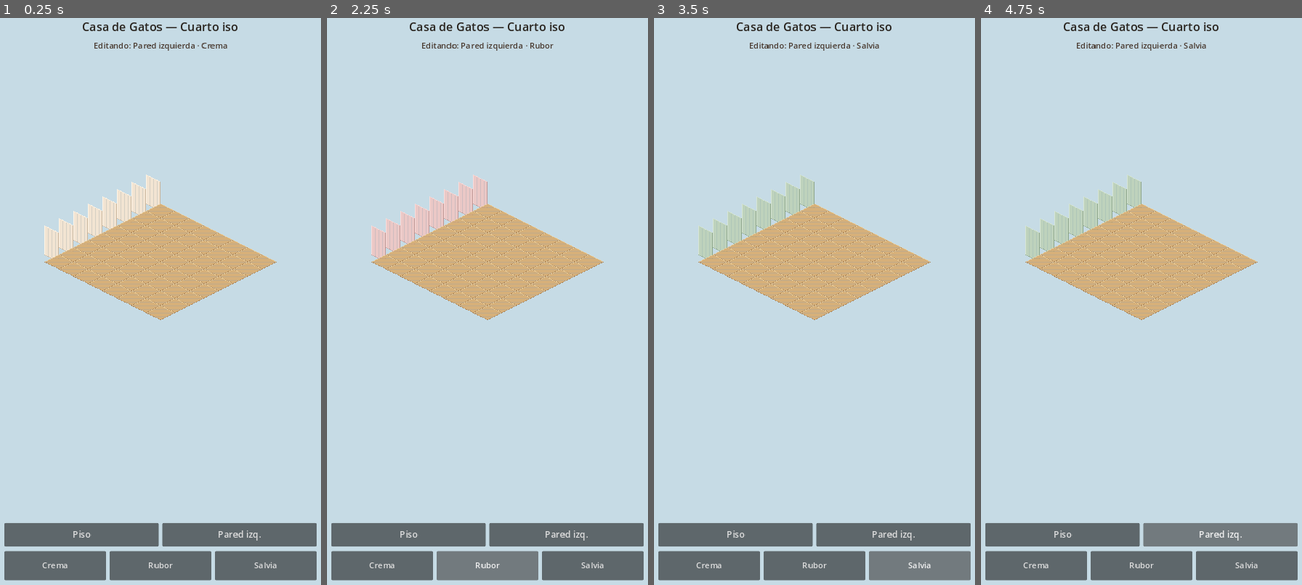
Above: before the commit, frames 1-4 (left to right).
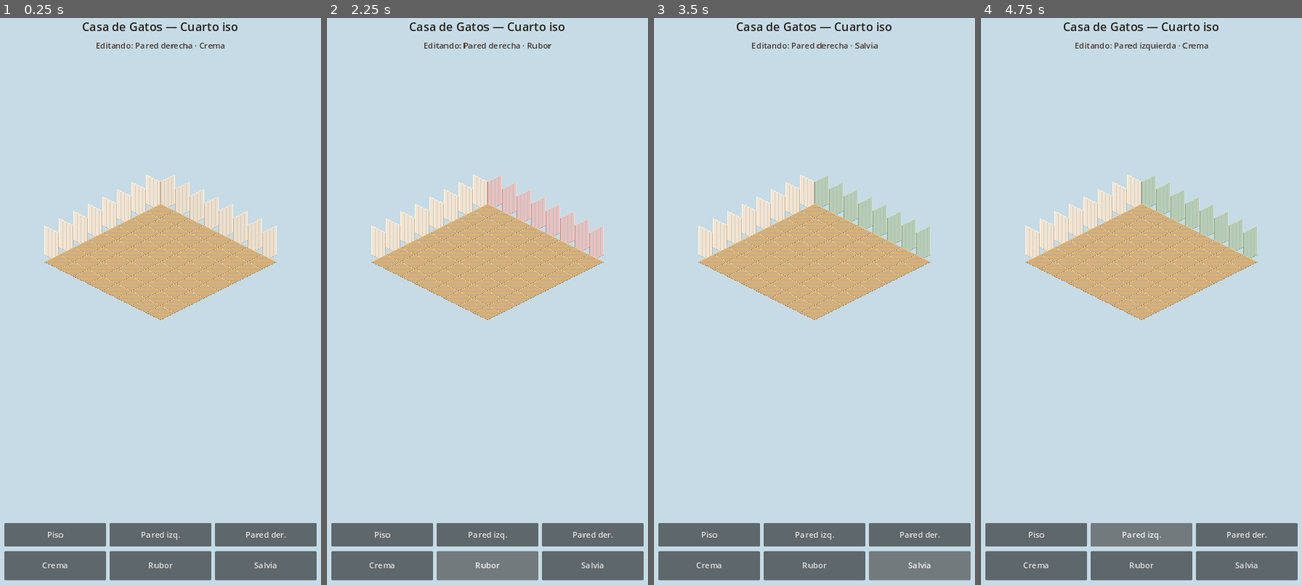
Above: after the commit, the same moments.

Repository: fabianmelo23/Juego-hija
Game: Godot game, scene res://scenes/iso/iso_room.tscn
Two runs of this game, one before a commit and one after it. Both use one fixed random seed, a clock stepped at 60 frames per second and the inputs below.
Inputs (mouse positions are in pixels of both pictures, inside the frame that each line leads up to):
- Up to frame 1 (0.25 s): no input
- Up to frame 2 (2.25 s): click "Crema" at 0.5 s; click (593, 533) at 1.25 s, where only the run after the commit has a clickable "Pared der."; click "Rubor" at 2 s
- Up to frame 3 (3.5 s): click "Salvia" at 2.75 s
- Up to frame 4 (4.75 s): click "Piso" at 3.5 s; click "Pared izq." at 4.25 s

The runs differ from the first frame. In frame 1, 2.4% of the frame differs, in the area x 14-89%, y 4-94%; in frame 2, 3.9%; in frame 3, 4.0%; in frame 4, 4.1%, in the area x 13-89%, y 4-94%.

Commit message:
Add isometric right wall item 03 and close room shell
Complete P0 shell with north wall variants, editing tab, and Android
version bump for phone updates.

Co-authored-by: fabianmelo23 <fabianmelo23@users.noreply.github.com>

Diff:
--- a/scenes/iso/iso_room.tscn
+++ b/scenes/iso/iso_room.tscn
@@ -13,6 +13,8 @@
 [node name="RoomRoot" type="Node2D" parent="."]
 
 [node name="WallLeftLayer" type="Node2D" parent="RoomRoot"]
+
+[node name="WallRightLayer" type="Node2D" parent="RoomRoot"]
 
 [node name="FloorLayer" type="Node2D" parent="RoomRoot"]
 
@@ -45,7 +47,7 @@
 layout_mode = 2
 theme_override_colors/font_color = Color(0.28, 0.22, 0.18, 1)
 theme_override_font_sizes/font_size = 18
-text = "Ítem 02: Pared izquierda"
+text = "Ítem 03: Pared derecha · shell completo"
 horizontal_alignment = 1
 
 [node name="Spacer" type="Control" parent="IsoHUD/Safe/VBox"]
--- a/scripts/iso/iso_room.gd
+++ b/scripts/iso/iso_room.gd
@@ -1,8 +1,9 @@
 extends Node2D
-## Shell isométrico — Ítem 01 piso + Ítem 02 pared izquierda.
+## Shell isométrico — piso + pared izquierda + pared derecha.
 
 signal floor_changed(variant_id: String)
 signal wall_left_changed(variant_id: String)
+signal wall_right_changed(variant_id: String)
 
 const ROOM_SIZE := Vector2i(8, 8)
 const WALL_HEIGHT := 64
@@ -10,6 +11,7 @@
 @onready var room_root: Node2D = $RoomRoot
 @onready var floor_layer: Node2D = $RoomRoot/FloorLayer
 @onready var wall_left_layer: Node2D = $RoomRoot/WallLeftLayer
+@onready var wall_right_layer: Node2D = $RoomRoot/WallRightLayer
 @onready var title_label: Label = $IsoHUD/Safe/VBox/Title
 @onready var hint_label: Label = $IsoHUD/Safe/VBox/Hint
 @onready var tab_bar: HBoxContainer = $IsoHUD/Safe/VBox/TabBar
@@ -17,12 +19,15 @@
 
 var _floor_textures: Dictionary = {}
 var _wall_left_textures: Dictionary = {}
+var _wall_right_textures: Dictionary = {}
 var _floor_tiles: Dictionary = {}
 var _wall_left_tiles: Array[Sprite2D] = []
+var _wall_right_tiles: Array[Sprite2D] = []
 
 var _current_floor: String = "floor_wood_light"
 var _current_wall_left: String = "wall_left_cream"
-var _edit_target: String = "floor" # floor | wall_left
+var _current_wall_right: String = "wall_right_cream"
+var _edit_target: String = "floor" # floor | wall_left | wall_right
 
 var _floor_variants := [
 	{"id": "floor_wood_light", "name": "Madera clara"},
@@ -36,27 +41,35 @@
 	{"id": "wall_left_sage", "name": "Salvia"},
 ]
 
+var _wall_right_variants := [
+	{"id": "wall_right_cream", "name": "Crema"},
+	{"id": "wall_right_blush", "name": "Rubor"},
+	{"id": "wall_right_sage", "name": "Salvia"},
+]
+
 
 func _ready() -> void:
 	_load_textures()
 	_center_room()
 	_build_floor()
 	_build_wall_left()
+	_build_wall_right()
 	_build_tabs()
 	_rebuild_variant_buttons()
 	title_label.text = "Casa de Gatos — Cuarto iso"
 	set_floor_variant(_current_floor)
 	set_wall_left_variant(_current_wall_left)
-	_set_edit_target("wall_left")
+	set_wall_right_variant(_current_wall_right)
+	_set_edit_target("wall_right")
 
 
 func _load_textures() -> void:
 	for v in _floor_variants:
-		var path := "res://assets/art/iso/floors/%s.png" % str(v["id"])
-		_floor_textures[str(v["id"])] = load(path)
+		_floor_textures[str(v["id"])] = load("res://assets/art/iso/floors/%s.png" % str(v["id"]))
 	for v in _wall_left_variants:
-		var path := "res://assets/art/iso/walls/%s.png" % str(v["id"])
-		_wall_left_textures[str(v["id"])] = load(path)
+		_wall_left_textures[str(v["id"])] = load("res://assets/art/iso/walls/%s.png" % str(v["id"]))
+	for v in _wall_right_variants:
+		_wall_right_textures[str(v["id"])] = load("res://assets/art/iso/walls/%s.png" % str(v["id"]))
 
 
 func _center_room() -> void:
@@ -84,24 +97,40 @@
 	for child in wall_left_layer.get_children():
 		child.queue_free()
 	_wall_left_tiles.clear()
-	# Pared oeste: una columna a lo largo de x = 0.
 	for y in ROOM_SIZE.y:
 		var sprite := Sprite2D.new()
 		sprite.centered = false
 		sprite.texture_filter = CanvasItem.TEXTURE_FILTER_NEAREST
 		var anchor := IsoMath.grid_to_screen(Vector2i(0, y))
-		# Ancla al borde izquierdo del diamante del piso.
 		sprite.position = anchor - Vector2(IsoMath.TILE_W / 2, WALL_HEIGHT)
-		sprite.z_index = 5 + y # detrás del piso de esa fila
+		sprite.z_index = 5 + y
 		wall_left_layer.add_child(sprite)
 		_wall_left_tiles.append(sprite)
 
 
+func _build_wall_right() -> void:
+	for child in wall_right_layer.get_children():
+		child.queue_free()
+	_wall_right_tiles.clear()
+	# Pared norte: una fila a lo largo de y = 0.
+	for x in ROOM_SIZE.x:
+		var sprite := Sprite2D.new()
+		sprite.centered = false
+		sprite.texture_filter = CanvasItem.TEXTURE_FILTER_NEAREST
+		var anchor := IsoMath.grid_to_screen(Vector2i(x, 0))
+		# Ancla al borde derecho/superior del diamante del piso.
+		sprite.position = anchor - Vector2(0, WALL_HEIGHT)
+		sprite.z_index = 4 + x
+		wall_right_layer.add_child(sprite)
+		_wall_right_tiles.append(sprite)
+
+
 func _build_tabs() -> void:
 	for child in tab_bar.get_children():
 		child.queue_free()
 	_add_tab_button("Piso", "floor")
 	_add_tab_button("Pared izq.", "wall_left")
+	_add_tab_button("Pared der.", "wall_right")
 
 
 func _add_tab_button(label: String, target: String) -> void:
@@ -109,7 +138,7 @@
 	button.focus_mode = Control.FOCUS_NONE
 	button.custom_minimum_size = Vector2(0, 52)
 	button.size_flags_horizontal = Control.SIZE_EXPAND_FILL
-	button.add_theme_font_size_override("font_size", 20)
+	button.add_theme_font_size_override("font_size", 18)
 	button.text = label
 	button.pressed.connect(func() -> void:
 		_set_edit_target(target)
@@ -120,17 +149,29 @@
 func _set_edit_target(target: String) -> void:
 	_edit_target = target
 	_rebuild_variant_buttons()
-	if target == "floor":
-		hint_label.text = "Editando: Piso · %s" % _nice_name(_floor_variants, _current_floor)
-	else:
-		hint_label.text = "Editando: Pared izquierda · %s" % _nice_name(_wall_left_variants, _current_wall_left)
+	match target:
+		"floor":
+			hint_label.text = "Editando: Piso · %s" % _nice_name(_floor_variants, _current_floor)
+		"wall_left":
+			hint_label.text = "Editando: Pared izquierda · %s" % _nice_name(_wall_left_variants, _current_wall_left)
+		"wall_right":
+			hint_label.text = "Editando: Pared derecha · %s" % _nice_name(_wall_right_variants, _current_wall_right)
+
+
+func _variants_for_target() -> Array:
+	match _edit_target:
+		"wall_left":
+			return _wall_left_variants
+		"wall_right":
+			return _wall_right_variants
+		_:
+			return _floor_variants
 
 
 func _rebuild_variant_buttons() -> void:
 	for child in variant_bar.get_children():
 		child.queue_free()
-	var list: Array = _floor_variants if _edit_target == "floor" else _wall_left_variants
-	for v in list:
+	for v in _variants_for_target():
 		var button := Button.new()
 		button.focus_mode = Control.FOCUS_NONE
 		button.custom_minimum_size = Vector2(0, 64)
@@ -139,10 +180,13 @@
 		button.text = str(v["name"])
 		var id := str(v["id"])
 		button.pressed.connect(func() -> void:
-			if _edit_target == "floor":
-				set_floor_variant(id)
-			else:
-				set_wall_left_variant(id)
+			match _edit_target:
+				"floor":
+					set_floor_variant(id)
+				"wall_left":
+					set_wall_left_variant(id)
+				"wall_right":
+					set_wall_right_variant(id)
 		)
 		variant_bar.add_child(button)
 
@@ -171,12 +215,28 @@
 	wall_left_changed.emit(variant_id)
 
 
+func set_wall_right_variant(variant_id: String) -> void:
+	if not _wall_right_textures.has(variant_id):
+		return
+	_current_wall_right = variant_id
+	var tex: Texture2D = _wall_right_textures[variant_id]
+	for sprite in _wall_right_tiles:
+		sprite.texture = tex
+	if _edit_target == "wall_right":
+		hint_label.text = "Editando: Pared derecha · %s" % _nice_name(_wall_right_variants, variant_id)
+	wall_right_changed.emit(variant_id)
+
+
 func get_current_floor_variant() -> String:
 	return _current_floor
 
 
 func get_current_wall_left_variant() -> String:
 	return _current_wall_left
+
+
+func get_current_wall_right_variant() -> String:
+	return _current_wall_right
 
 
 func _nice_name(list: Array, id: String) -> String:
--- /dev/null
+++ b/tools/test_iso_wall_right.gd
@@ -0,0 +1,28 @@
+extends SceneTree
+## Prueba headless del Ítem 03 (pared derecha) + shell completo.
+
+
+func _init() -> void:
+	call_deferred("_run")
+
+
+func _run() -> void:
+	var scene: PackedScene = load("res://scenes/iso/iso_room.tscn")
+	var room: Node2D = scene.instantiate()
+	root.add_child(room)
+
+	room.set_wall_right_variant("wall_right_blush")
+	if room.get_current_wall_right_variant() != "wall_right_blush":
+		push_error("wall right variant switch failed")
+		quit(1)
+		return
+
+	var left_n: int = room.get_node("RoomRoot/WallLeftLayer").get_child_count()
+	var right_n: int = room.get_node("RoomRoot/WallRightLayer").get_child_count()
+	if left_n != 8 or right_n != 8:
+		push_error("expected 8+8 wall segments, got %d+%d" % [left_n, right_n])
+		quit(1)
+		return
+
+	print("ISO_WALL_RIGHT_TEST_OK variant=%s shell=ok" % room.get_current_wall_right_variant())
+	quit(0)
Binary file added: assets/art/iso/walls/wall_right_blush.png
Not shown, added: assets/art/iso/walls/wall_right_blush.png.import
Binary file added: assets/art/iso/walls/wall_right_cream.png
Not shown, added: assets/art/iso/walls/wall_right_cream.png.import
Binary file added: assets/art/iso/walls/wall_right_sage.png
Not shown, added: assets/art/iso/walls/wall_right_sage.png.import
Not shown, changed: export_presets.cfg
Not shown, changed: README.md
Not shown, changed: docs/ISO-ROOM-DIRECTOR.md
